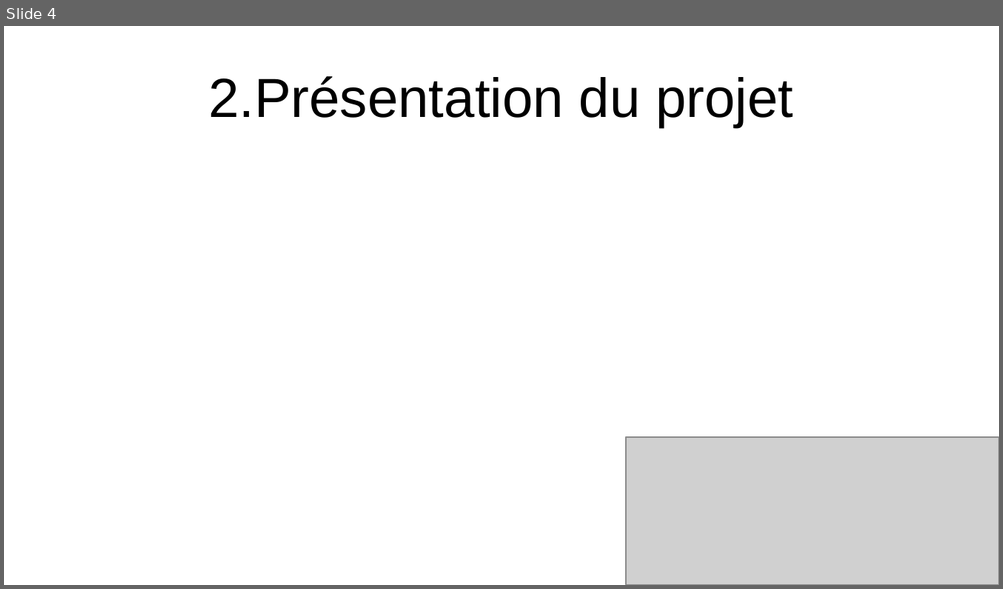
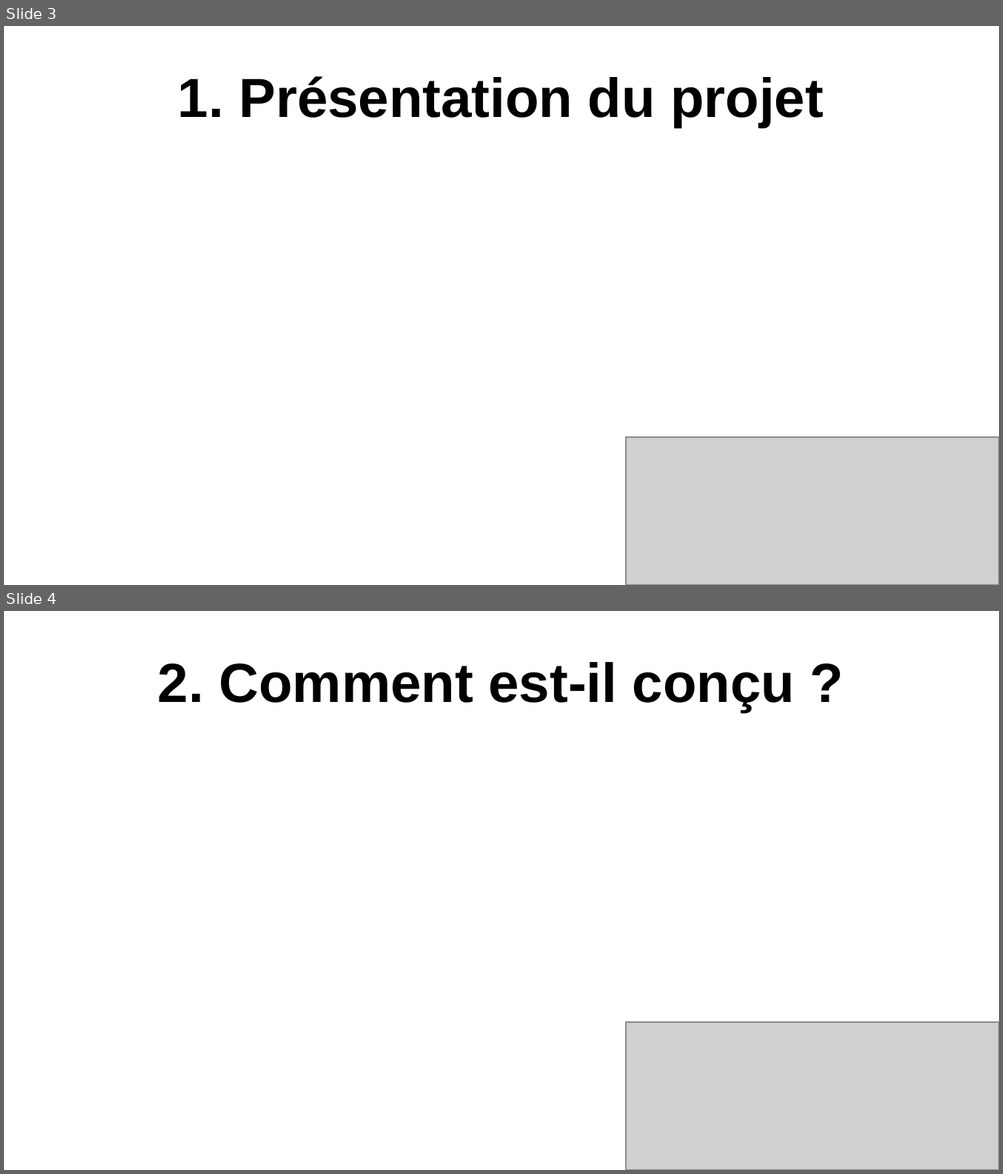
Before and after one commit to Noahrng/Projet_IA_Chess, a slide deck: diapo/projetIACHESS.odp. Shown one above the other, each under a label of ours: slide 4 before the commit, slides 3 and 4 after it. The pictures are 1003x589 and 1003x1174 pixels, drawn with LibreOffice and Linux fonts; fonts in the diff are those of the drawing; grey boxes stand for pictures. Boxes give left, top, right and bottom in pixels: in the first picture for what was removed or moved away, otherwise in the second. Text is boxed around its words. In the diff, an @@ line names an element or a change of style, - is before the commit and + after.

```diff
--- a/diapo/projetIACHESS.odp
+++ b/diapo/projetIACHESS.odp
@@ slide 4 added at <box>4,611,999,1170</box>, background #FFFFFF @@
@@ title added at <box>158,662,794,712</box>, 44 pt, text #000000, bold @@
+2. Comment est-il conçu ?
@@ picture added at <box>626,1022,999,1170</box> @@
@@ what was slide 4 is now slide 3 @@
@@ slide 3 changed as well @@
@@ title at <box>178,76,823,127</box>: text changed; bold on @@
-2.Présentation du projet
+1. Présentation du projet
```
Also in this commit, not shown: 5 other slides changed, 1 other slide added, 4 slides removed, 1 other file.
